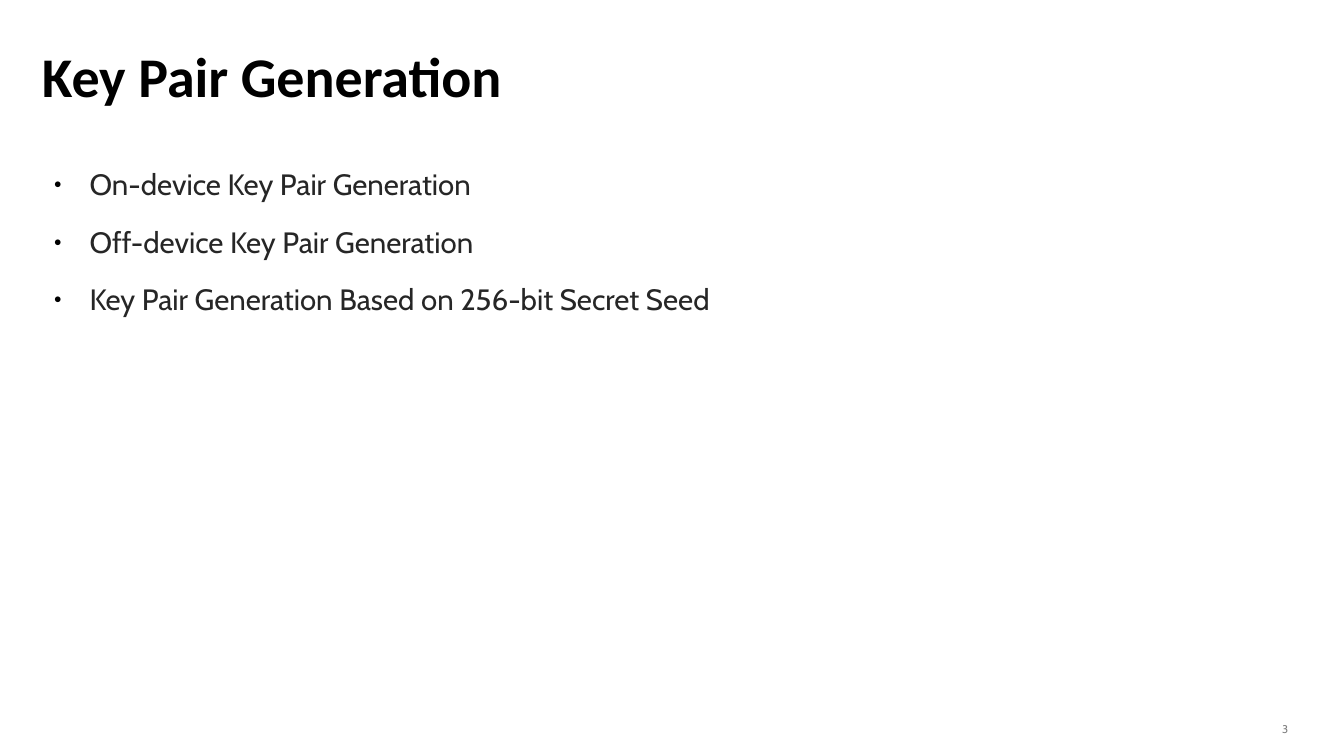
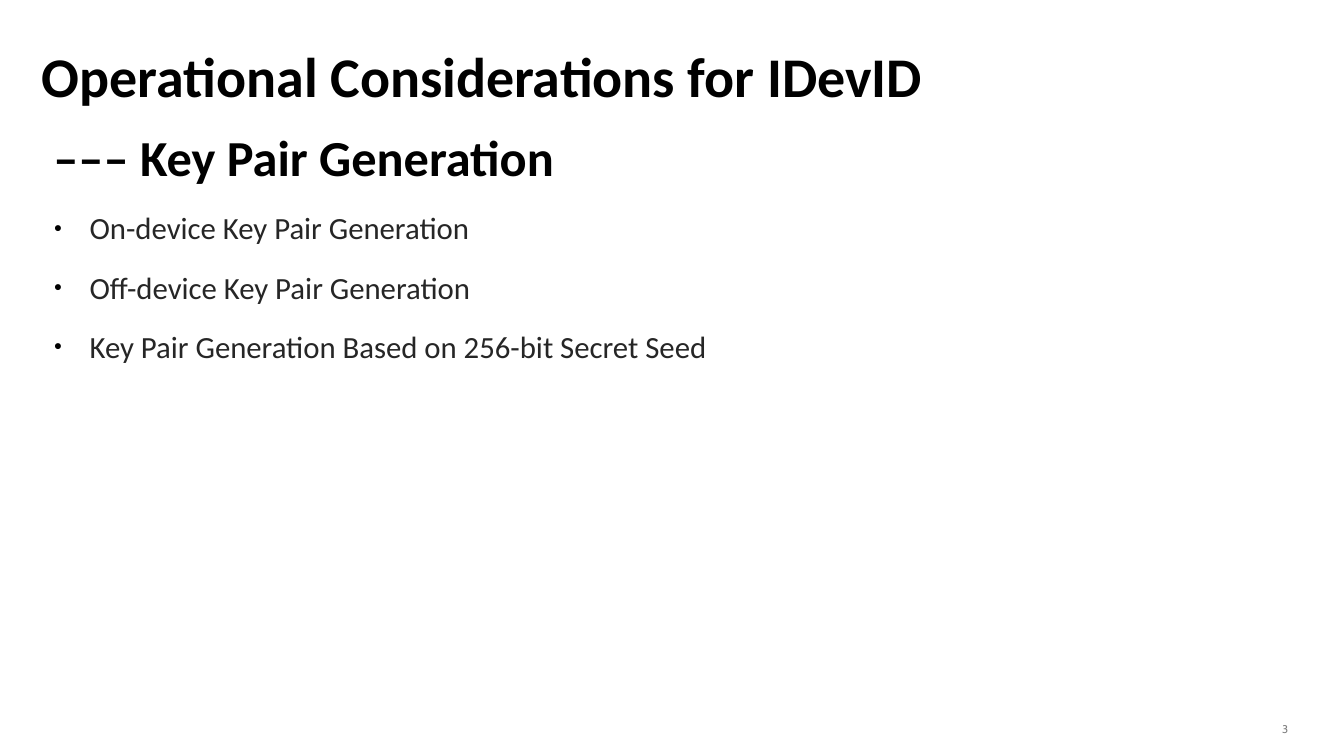
Before and after one commit to mcr/masa-operational-considerations, a slide deck: slide 3 of presentations/slides-anima-ietf107-masa-considerations.odp. Drawn at 1344x756 pixels with LibreOffice and Linux fonts; fonts in the diff are those of the drawing. Boxes give left, top, right and bottom in pixels: in the first picture for what was removed or moved away, otherwise in the second. Text is boxed around its words. In the diff, an @@ line names an element or a change of style, - is before the commit and + after.

```diff
--- a/presentations/slides-anima-ietf107-masa-considerations.odp
+++ b/presentations/slides-anima-ietf107-masa-considerations.odp
@@ title added at (42,57,922,106), 40 pt, text #000000, bold @@
+Operational Considerations for IDevID
@@ title at (140,140,554,184): text changed; size 40 to 36 pt @@
-Key Pair Generation
+––– Key Pair Generation
@@ text "On-device Key Pair Generation": place and size @@
-text "On-device Key Pair Generation" at (90,173,710,317)
+text "On-device Key Pair Generation" at (90,217,706,363)
@@ text "On-device Key Pair Generation" at (90,217,706,363): size 21 to 22 pt, font Cabin to Calibri @@
```
Also in this commit, not shown: 7 slides added.
